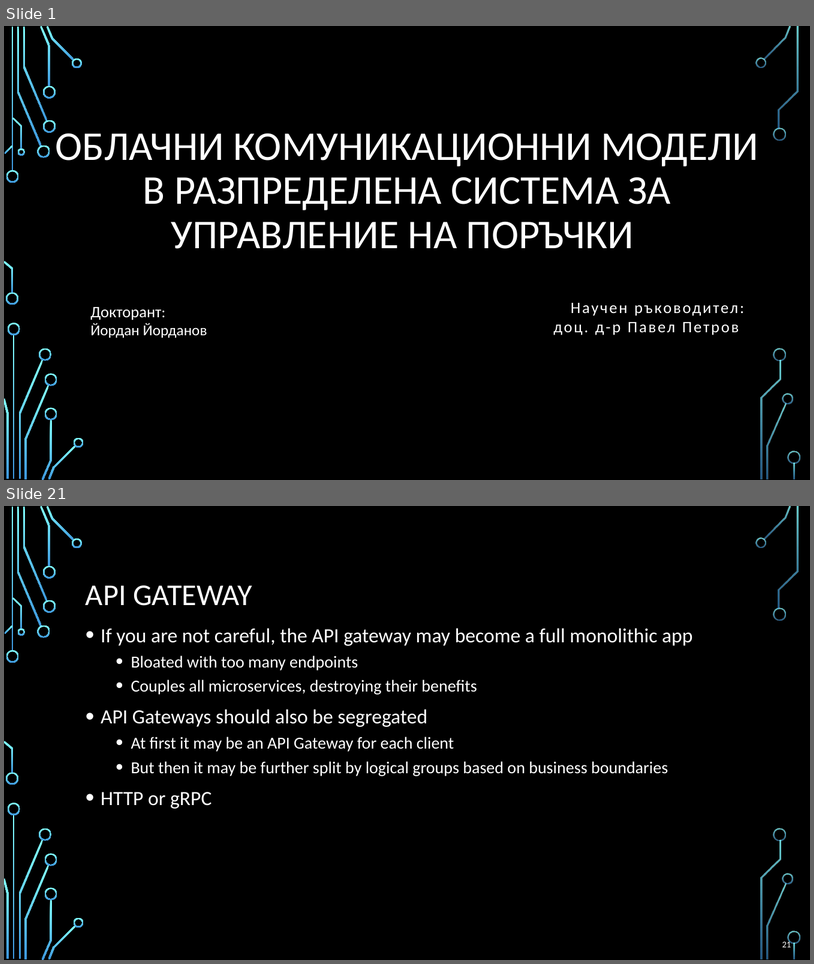
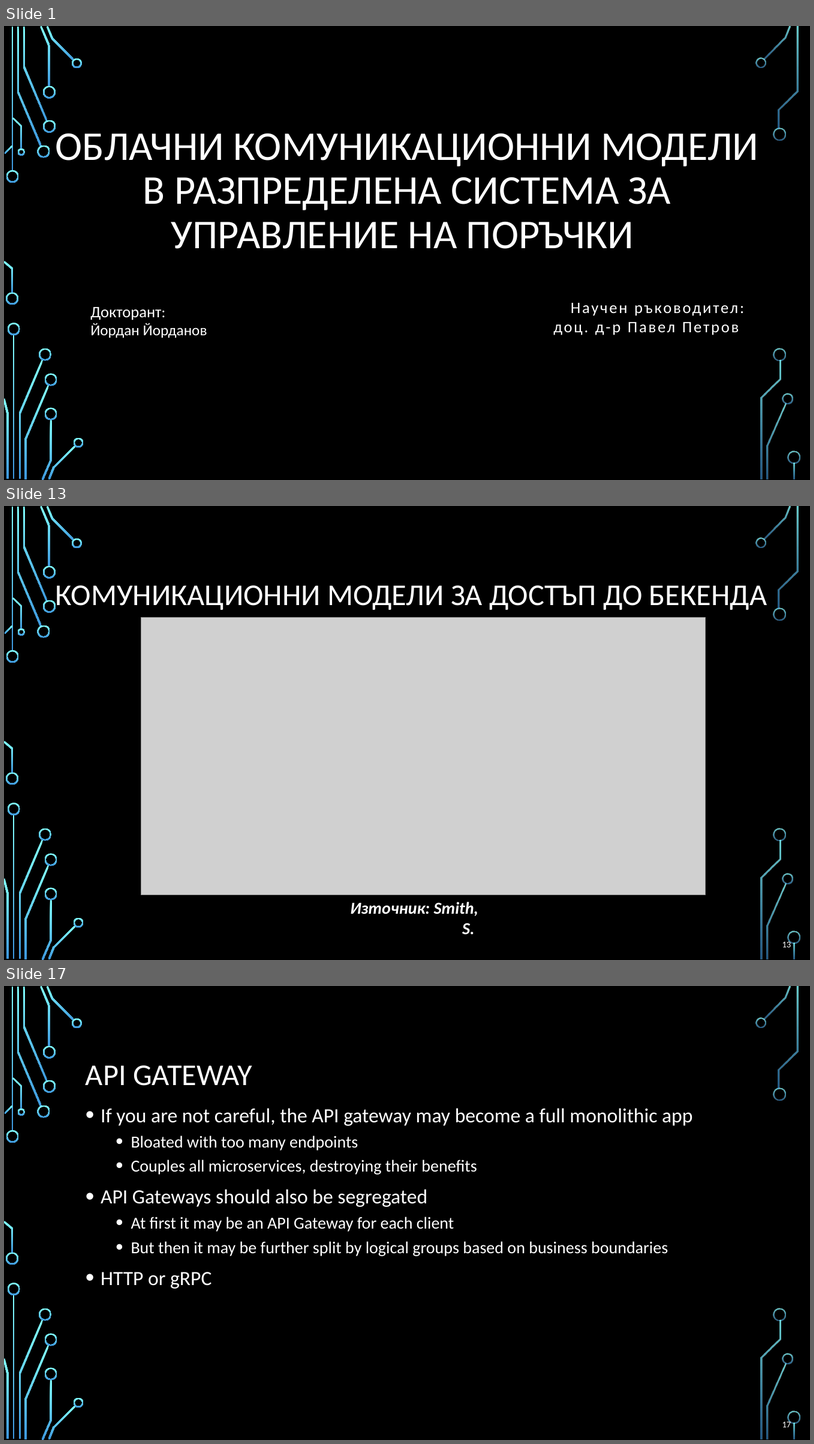
Before and after one commit to profjordanov/doctorate, a slide deck: communications/web_communication_pres.pptx. Shown one above the other, each under a label of ours: slides 1 and 21 before the commit, slides 1, 13 and 17 after it; the slides between them are not shown. The pictures are 814x964 and 814x1444 pixels, drawn with LibreOffice and Linux fonts; fonts in the diff are those of the drawing; grey boxes stand for pictures; background and template pictures are left out. Boxes give left, top, right and bottom in pixels: in the first picture for what was removed or moved away, otherwise in the second. Text is boxed around its words. In the diff, an @@ line names an element or a change of style, - is before the commit and + after.

```diff
--- a/communications/web_communication_pres.pptx
+++ b/communications/web_communication_pres.pptx
@@ slide 13 added at [4, 506, 810, 960], background picture (left out); not listed: 36 template elements that a slide beside it also shows @@
@@ title added at [56, 585, 768, 610], 36 pt, text #FFFFFF @@
+КОМУНИКАЦИОННИ МОДЕЛИ ЗА ДОСТЪП ДО БЕКЕНДА
@@ picture added at [141, 618, 706, 894] @@
@@ text added at [350, 901, 479, 934], 20 pt, text #FFFFFF, bold, italic @@
+Източник: Smith, S.
@@ page number added at [783, 940, 792, 947], 10.5 pt, text #FFFFFF @@
+13
@@ what was slide 21 is now slide 17 @@
@@ page number at [783, 1420, 792, 1427]: text changed @@
-21
+17
```
Also in this commit, not shown: 11 slides changed, 3 other slides added, 8 slides removed.
